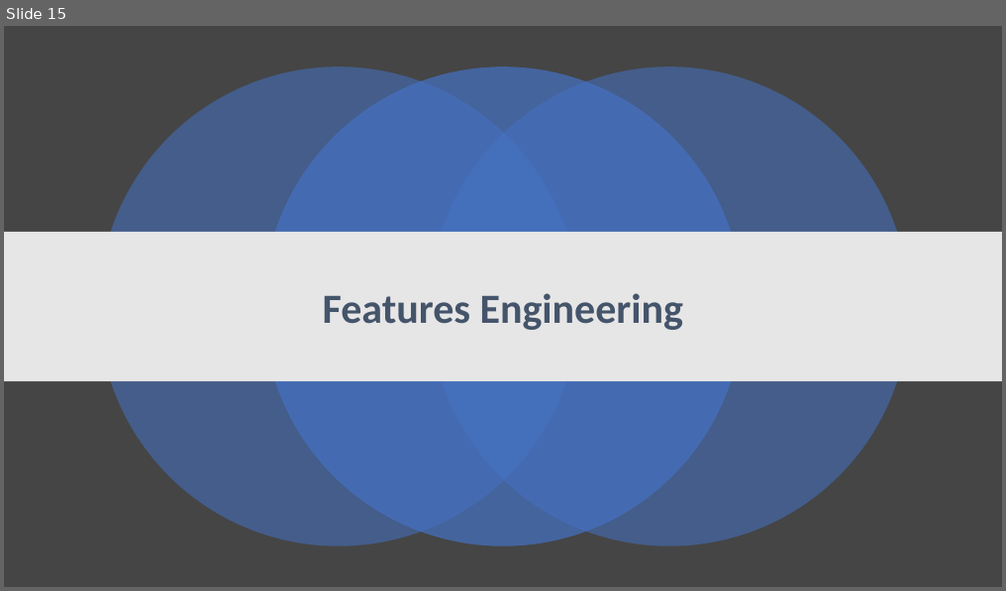
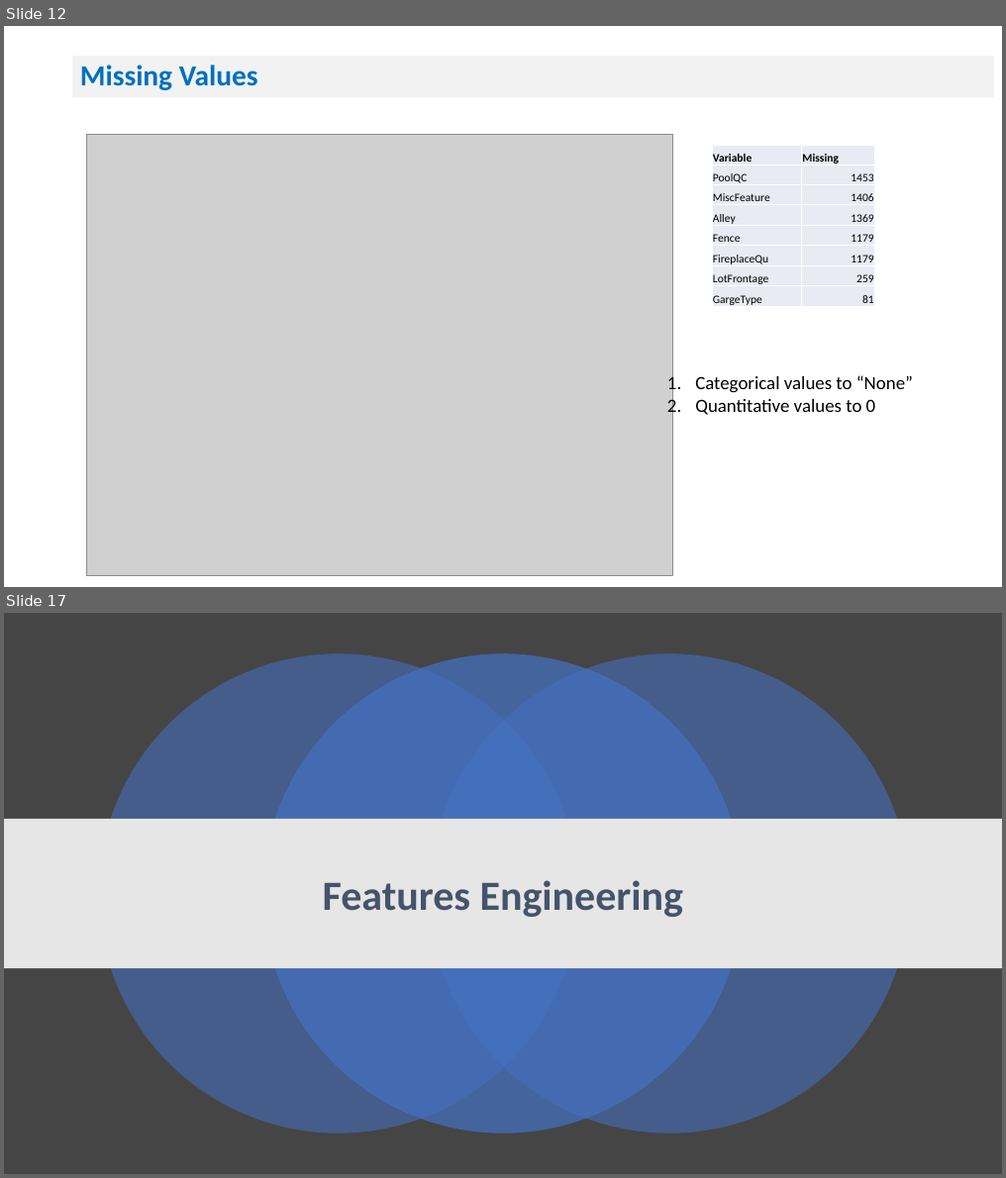
Before and after one commit to manasagodkhindi/AmesHousingPrediction, a slide deck: HousingPricesPresentations.pptx. Shown one above the other, each under a label of ours: slide 15 before the commit, slides 12 and 17 after it; the slides between them are not shown. The pictures are 1006x591 and 1006x1178 pixels, drawn with LibreOffice and Linux fonts; fonts in the diff are those of the drawing; grey boxes stand for pictures. Boxes give left, top, right and bottom in pixels: in the first picture for what was removed or moved away, otherwise in the second. Text is boxed around its words. In the diff, an @@ line names an element or a change of style, - is before the commit and + after.

```diff
--- a/HousingPricesPresentations.pptx
+++ b/HousingPricesPresentations.pptx
@@ slide 12 added at (4,26,1002,587), background #FFFFFF @@
@@ title added at (73,56,994,98), fill #F2F2F2, 28 pt, text #0070C0, bold @@
+Missing Values
@@ picture added at (87,134,672,576) @@
@@ table added at (712,145,874,309), 8 rows, 2 columns @@
+Variable | Missing
+PoolQC | 1453
+MiscFeature | 1406
+Alley | 1369
+Fence | 1179
+FireplaceQu | 1179
+LotFrontage | 259
+GargeType | 81
@@ text added at (695,375,913,415), 18 pt, text #000000 @@
+1. Categorical values to “None”
+2. Quantitative values to 0
@@ what was slide 15 is now slide 17 @@
```
Also in this commit, not shown: 6 slides changed, 11 other slides added, 4 slides removed.
